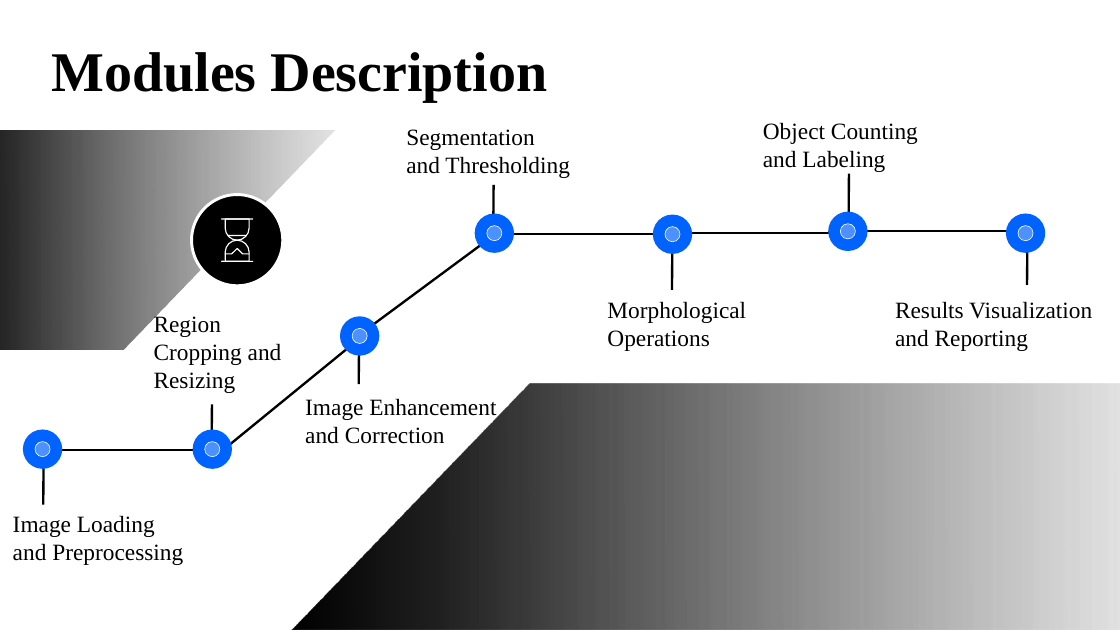
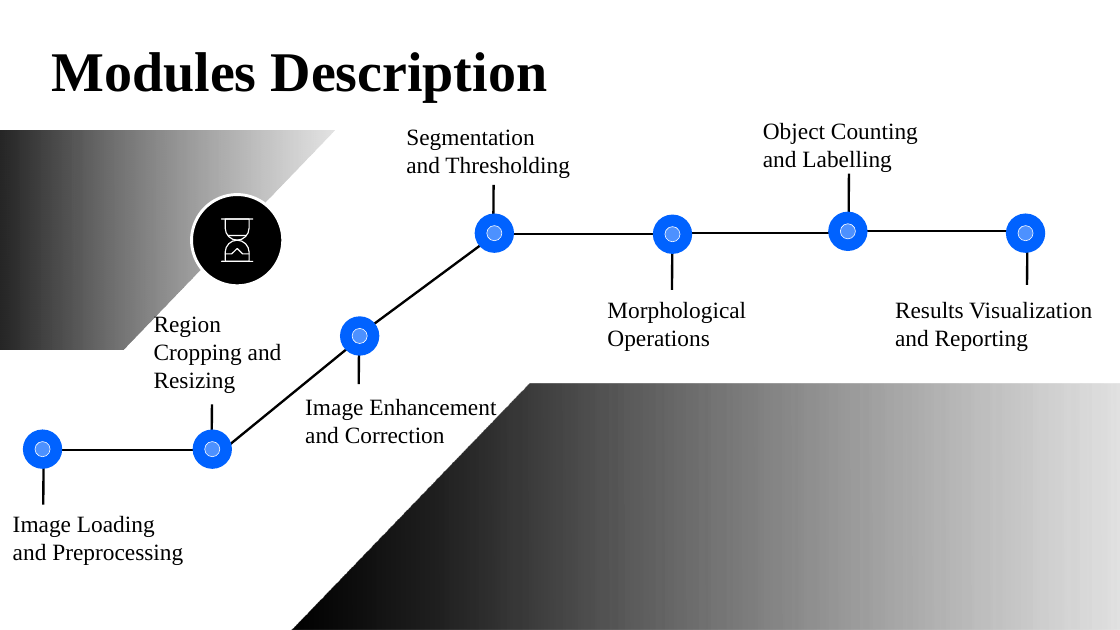
Before and after one commit to Chakrapani2122/Major-Project, a slide deck: slide 8 of Major Project.pptx. Drawn at 1120x630 pixels with LibreOffice and Linux fonts; fonts in the diff are those of the drawing. Boxes give left, top, right and bottom in pixels: in the first picture for what was removed or moved away, otherwise in the second. Text is boxed around its words. In the diff, an @@ line names an element or a change of style, - is before the commit and + after.

```diff
--- a/Major Project.pptx
+++ b/Major Project.pptx
@@ text at (763,122,918,172): text changed @@
-Object Counting and Labeling
+Object Counting and Labelling
```
Also in this commit, not shown: 2 other slides changed.
